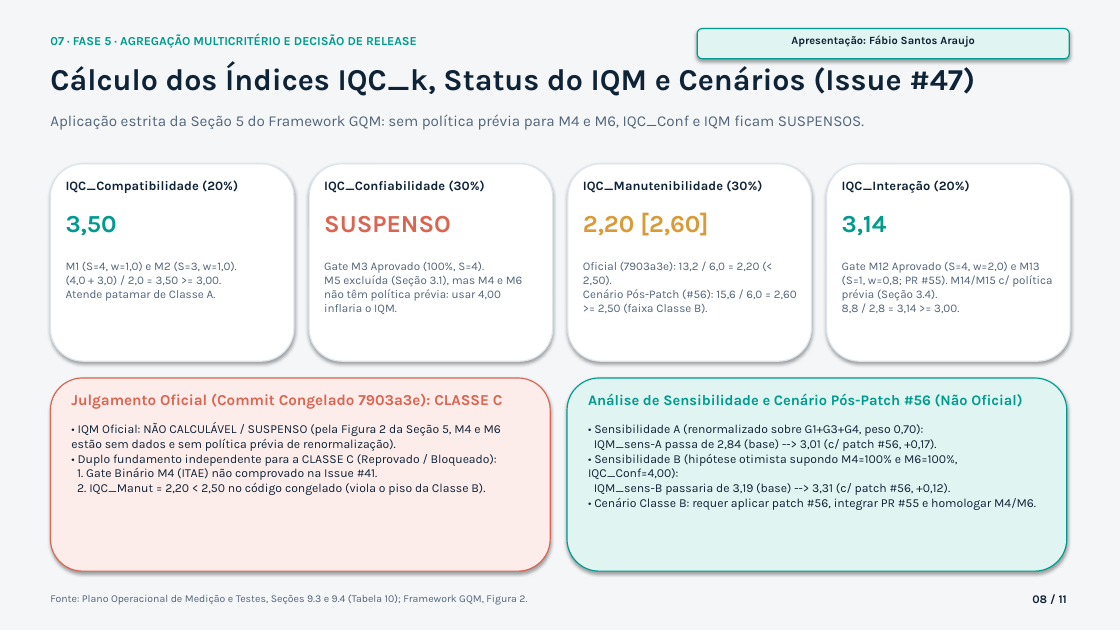
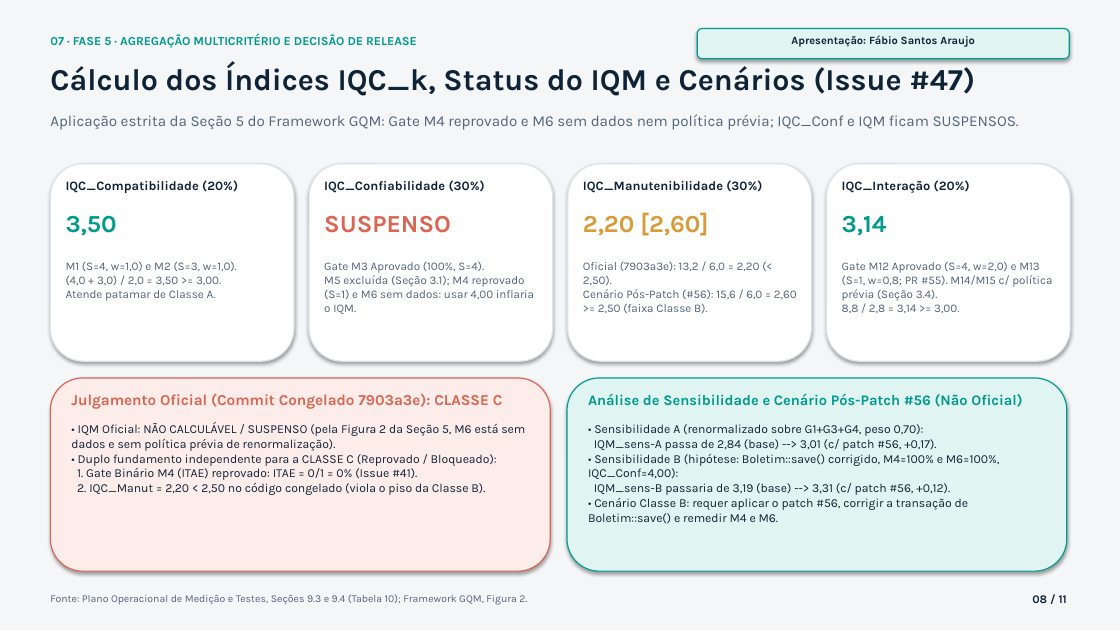
Before and after one commit to FCTE-Qualidade-de-Software-1/2026-2_T02_GRACE_HOPPER, a slide deck: slide 8 of docs/apresentacao_pc2.pptx. Drawn at 1120x630 pixels with LibreOffice and Linux fonts; fonts in the diff are those of the drawing. Boxes give left, top, right and bottom in pixels: in the first picture for what was removed or moved away, otherwise in the second. Text is boxed around its words. In the diff, an @@ line names an element or a change of style, - is before the commit and + after.

Commit message:
docs(fase4): reconciliar horas da E2 e atualizar slides do PC2 com o Gate M4 reprovado (#41)
- Totais da Entrega 2 passam para 60h / R$ 3.000,00 em 11 issues executadas
  (acumulado E1+E2: 132h / R$ 6.600,00) no README, gestão, horas-custos e registro.
- Slides do PC2: Gate M4 reprovado (ITAE = 0%), H2.2 confirmada (8/3/3),
  causa da Classe C, cenário de sensibilidade e orçamento atualizados; PDF regenerado.

```diff
--- a/docs/apresentacao_pc2.pptx
+++ b/docs/apresentacao_pc2.pptx
@@ text at <box>50,114,1019,130</box>: text changed @@
-Aplicação estrita da Seção 5 do Framework GQM: sem política prévia para M4 e M6, IQC_Conf e IQM ficam SUSPENSOS.
+Aplicação estrita da Seção 5 do Framework GQM: Gate M4 reprovado e M6 sem dados nem política prévia; IQC_Conf e IQM ficam SUSPENSOS.
@@ text at <box>324,261,534,314</box>: text changed @@
-Gate M3 Aprovado (100%, S=4).
-M5 excluída (Seção 3.1), mas M4 e M6 não têm política prévia: usar 4,00 inflaria o IQM.
+Gate M3 Aprovado (100%, S=4).
+M5 excluída (Seção 3.1); M4 reprovado (S=1) e M6 sem dados: usar 4,00 inflaria o IQM.
@@ text at <box>71,422,525,495</box>: text changed @@
-• IQM Oficial: NÃO CALCULÁVEL / SUSPENSO (pela Figura 2 da Seção 5, M4 e M6 estão sem dados e sem política prévia de renormalização).
-• Duplo fundamento independente para a CLASSE C (Reprovado / Bloqueado):
-1. Gate Binário M4 (ITAE) não comprovado na Issue #41.
-2. IQC_Manut = 2,20 < 2,50 no código congelado (viola o piso da Classe B).
+• IQM Oficial: NÃO CALCULÁVEL / SUSPENSO (pela Figura 2 da Seção 5, M6 está sem dados e sem política prévia de renormalização).
+• Duplo fundamento independente para a CLASSE C (Reprovado / Bloqueado):
+1. Gate Binário M4 (ITAE) reprovado: ITAE = 0/1 = 0% (Issue #41).
+2. IQC_Manut = 2,20 < 2,50 no código congelado (viola o piso da Classe B).
@@ text at <box>588,424,999,523</box>: text changed @@
-• Sensibilidade A (renormalizado sobre G1+G3+G4, peso 0,70):
-IQM_sens-A passa de 2,84 (base) --> 3,01 (c/ patch #56, +0,17).
-• Sensibilidade B (hipótese otimista supondo M4=100% e M6=100%, IQC_Conf=4,00):
-IQM_sens-B passaria de 3,19 (base) --> 3,31 (c/ patch #56, +0,12).
-• Cenário Classe B: requer aplicar patch #56, integrar PR #55 e homologar M4/M6.
+• Sensibilidade A (renormalizado sobre G1+G3+G4, peso 0,70):
+IQM_sens-A passa de 2,84 (base) --> 3,01 (c/ patch #56, +0,17).
+• Sensibilidade B (hipótese: Boletim::save() corrigido, M4=100% e M6=100%, IQC_Conf=4,00):
+IQM_sens-B passaria de 3,19 (base) --> 3,31 (c/ patch #56, +0,12).
+• Cenário Classe B: requer aplicar o patch #56, corrigir a transação de Boletim::save() e remedir M4 e M6.
```
Also in this commit, not shown: 6 other slides changed, 5 other files.
